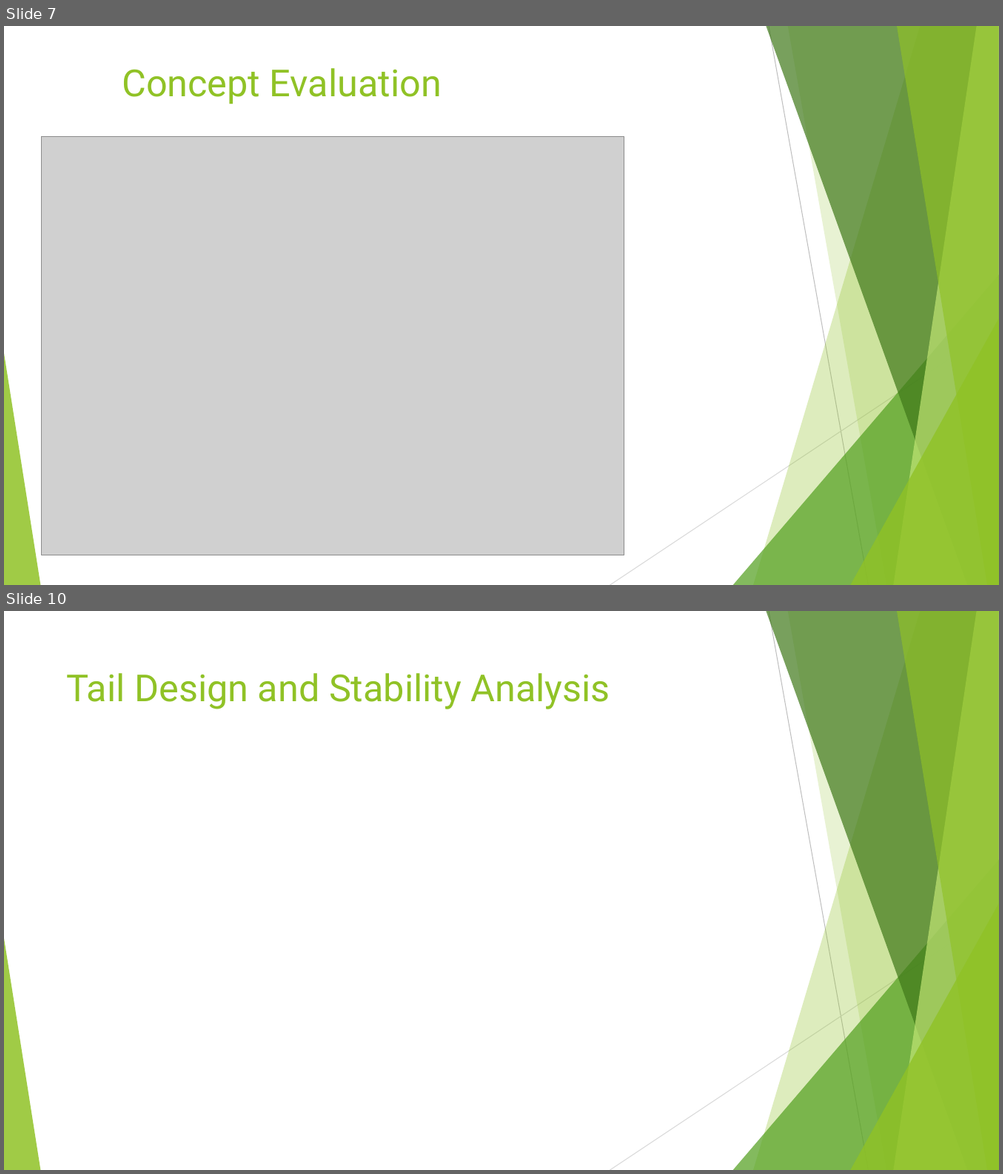
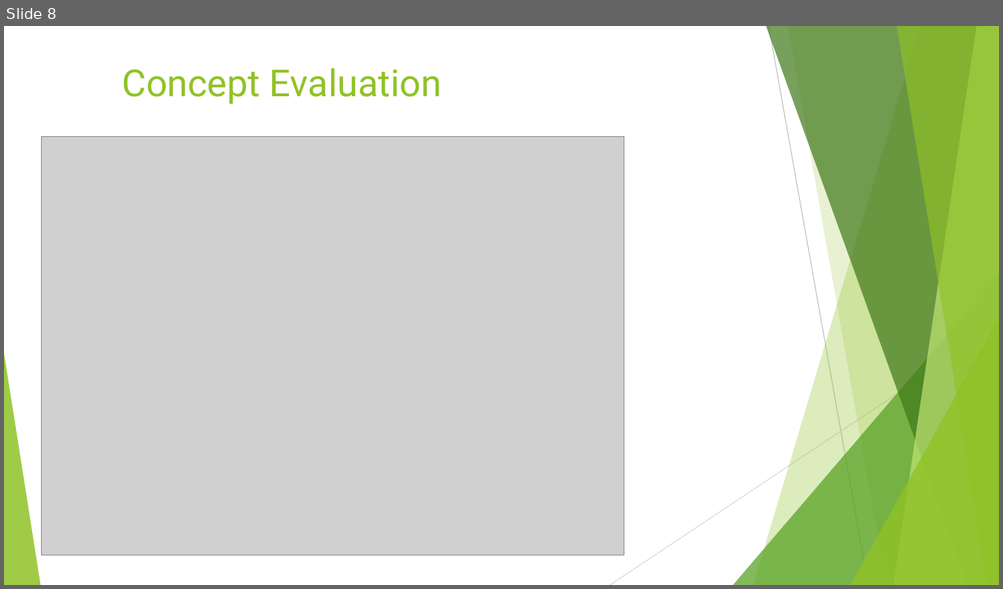
Before and after one commit to metinoxy/VTOL, a slide deck: Course Materials/Presentation.pptx. Shown one above the other, each under a label of ours: slides 7 and 10 before the commit, slide 8 after it; the slides between them are not shown. The pictures are 1003x1174 and 1003x589 pixels, drawn with LibreOffice and Linux fonts; fonts in the diff are those of the drawing; grey boxes stand for pictures. Boxes give left, top, right and bottom in pixels: in the first picture for what was removed or moved away, otherwise in the second. Text is boxed around its words. In the diff, an @@ line names an element or a change of style, - is before the commit and + after.

```diff
--- a/Course Materials/Presentation.pptx
+++ b/Course Materials/Presentation.pptx
@@ slide 10 removed at box(4, 611, 999, 1170), background #FFFFFF; not listed: 10 template elements that a slide beside it also shows @@
@@ title removed at box(67, 673, 610, 709) @@
-Tail Design and Stability Analysis
@@ what was slide 7 is now slide 8 @@
```
Also in this commit, not shown: 6 slides changed, 5 slides added, 3 other slides removed.
